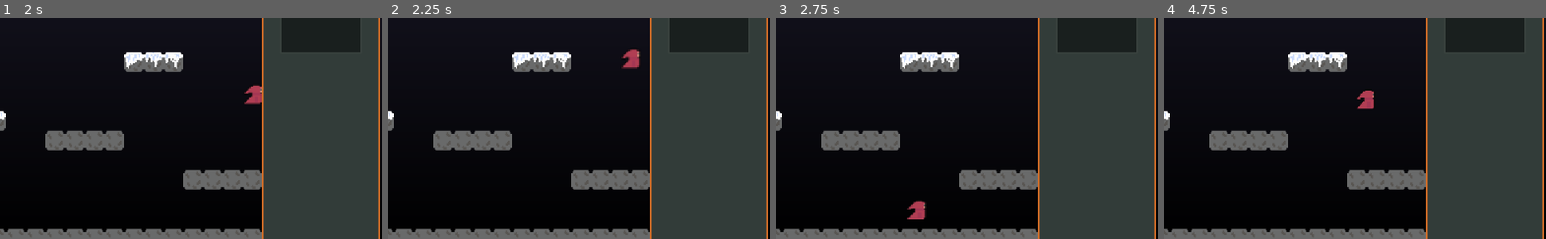
Above: before the commit, frames 1-4 (left to right).
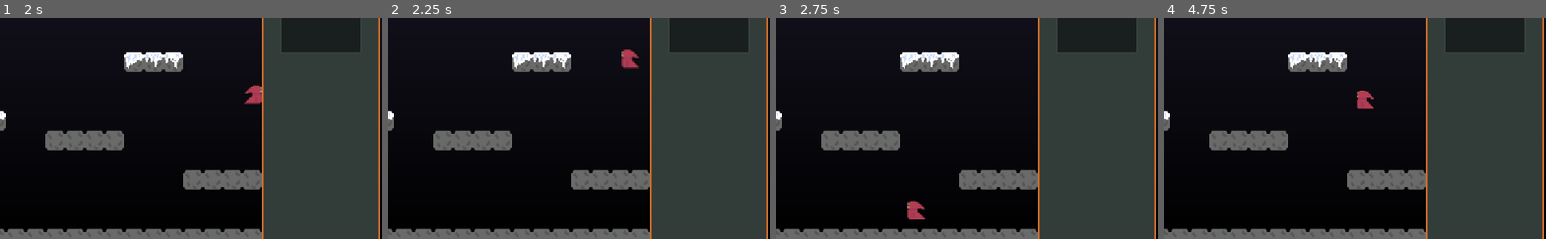
Above: after the commit, the same moments.

Repository: NaetharuCodes/TowerPlatformer
Game: Godot game, scene res://scenes/levels/sandbox.tscn
The game is run twice, just before and just after one commit, with the same random seed, the same clock (stepped at 60 frames per second) and the same inputs.
Inputs:
- Up to frame 1 (2 s): tap Enter at 0.5 s; hold D (move_right) from 0.53 s (still down); tap Space (jump) at 0.6, 0.77, 1.07, 1.35, 1.52, 1.82 s
- Up to frame 2 (2.25 s): release D (move_right) at 2.03 s; hold A (move_left) from 2.03 s (still down); tap Space (jump) at 2.1 s
- Up to frame 3 (2.75 s): keep holding A (move_left)
- Up to frame 4 (4.75 s): release A (move_left) at 2.78 s; hold D (move_right) 2.78-4.28 s; tap Space (jump) at 2.85, 3.02, 3.32, 3.6, 3.77, 4.07, 4.35, 4.52 s; hold A (move_left) from 4.28 s (still down)
The pictures show only the part of the screen within x 8-58%, y 50-100%; the shares and areas given below are measured in that part.

Frame 1 is identical in both runs. In frame 2, 0.3% of the frame differs, in the area x 61-66%, y 14-24%; in frame 3, 0.3%; in frame 4, 0.2%.

Commit message:
Add player sprite flip horizontal

Diff:
--- a/scripts/player.gd
+++ b/scripts/player.gd
@@ -1,4 +1,6 @@
 extends CharacterBody2D
+
+@onready var sprite: AnimatedSprite2D = $AnimatedSprite2D
 
 # Movements
 @export var max_speed: float = 200.0
@@ -19,13 +21,17 @@
 	if is_on_floor():
 		if Input.is_action_just_pressed("jump"):
 			velocity.y -= jump_power
-			print("I jump")
 
 	if not is_on_floor():
 		velocity.y += gravity * delta
 		velocity.y = min(velocity.y, max_fall_speed)
 
 	var direction = Input.get_axis("move_left", "move_right")
+
+	if direction < 0:
+		sprite.flip_h = true
+	elif direction > 0:
+		sprite.flip_h = false
 
 	var accel
 	var decel
